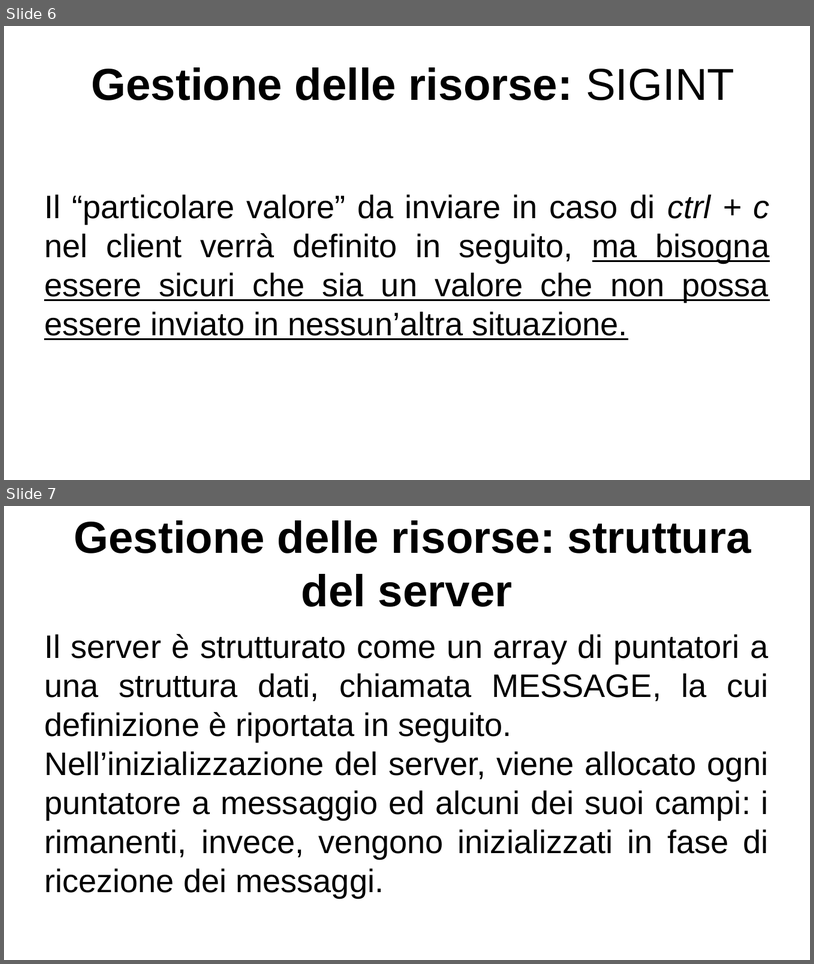
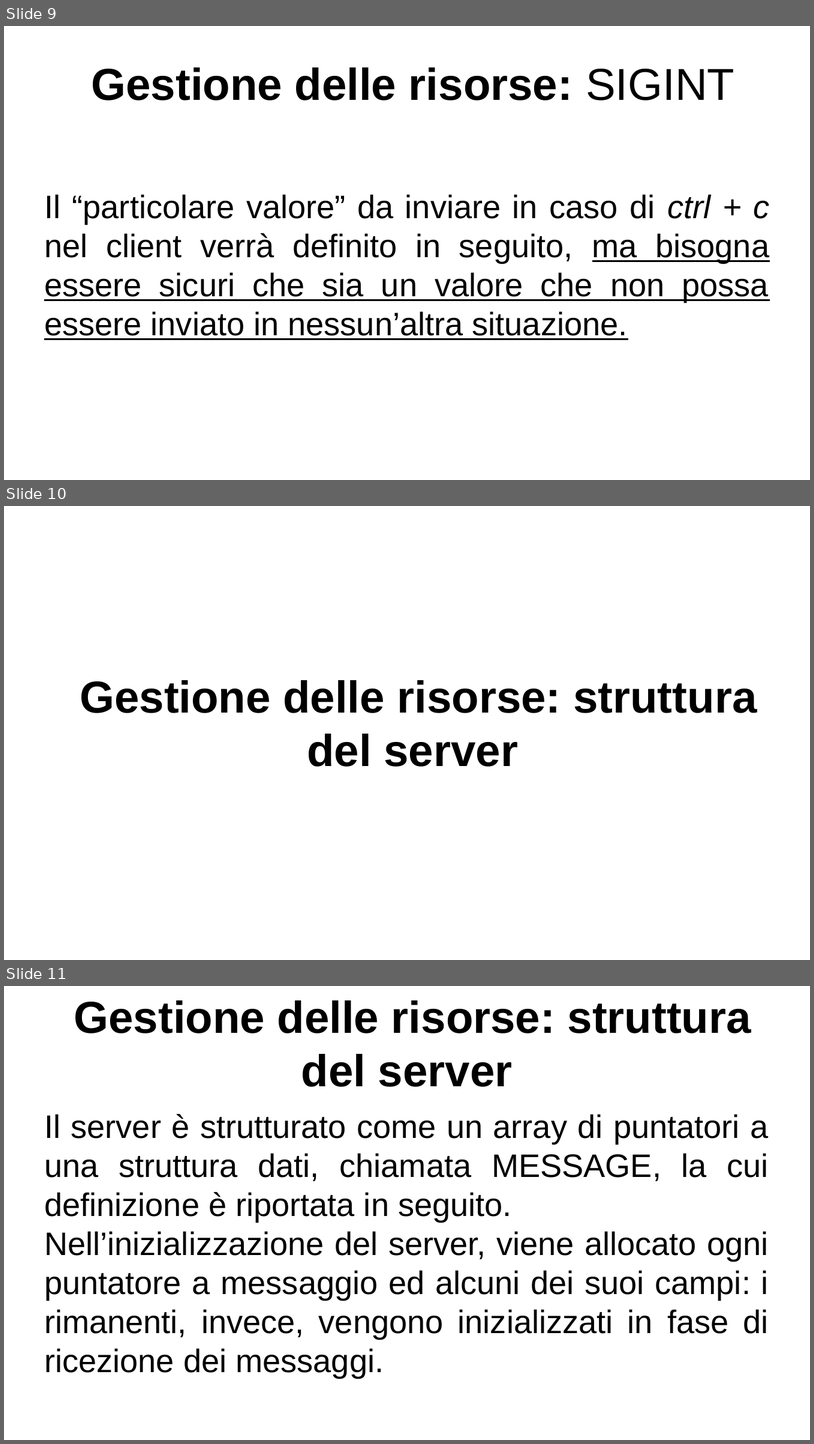
Before and after one commit to lucaMastro/progetto_SO, a slide deck: presentazione_progetto_SO.odp. Shown one above the other, each under a label of ours: slides 6 and 7 before the commit, slides 9, 10 and 11 after it. The pictures are 814x964 and 814x1444 pixels, drawn with LibreOffice and Linux fonts; fonts in the diff are those of the drawing. Boxes give left, top, right and bottom in pixels: in the first picture for what was removed or moved away, otherwise in the second. Text is boxed around its words. In the diff, an @@ line names an element or a change of style, - is before the commit and + after.

```diff
--- a/presentazione_progetto_SO.odp
+++ b/presentazione_progetto_SO.odp
@@ slide 10 added at (x1=4, y1=506, x2=810, y2=960), background #FFFFFF @@
@@ title added at (x1=80, y1=680, x2=757, y2=766), 44 pt, text #000000, bold @@
+Gestione delle risorse: struttura del server
@@ what was slide 6 is now slide 9 @@
@@ what was slide 7 is now slide 11 @@
```
Also in this commit, not shown: 9 slides changed, 10 other slides added, 1 slide removed.
